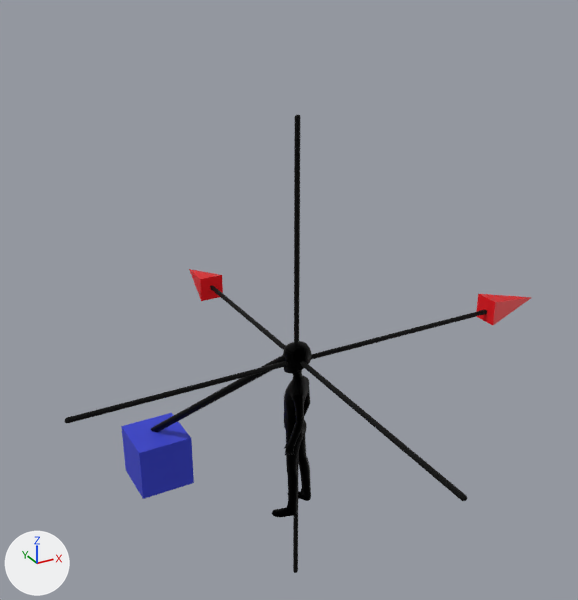
An edit to the glTF model 自绘图片/射线检测.glb, drawn before and after from the same camera.
Camera for both pictures: a camera (50 mm lens) standing at (-1.569, -2.181, 1.384) and looking at (-0.602, -0.423, 0.505). The lights are fixed; the arrows at lower left show +X, +Y and +Z. Where no turn or scale is listed for an object, it has been applied to the vertices. Vertices at the same position are counted once.

Objects in the first picture: 'mesh_id27', 'mesh_id29', 'mesh_id33', 'mesh_id62', 'mesh_id74', 'mesh_id75', 'mesh_id78', 'mesh_id84'.
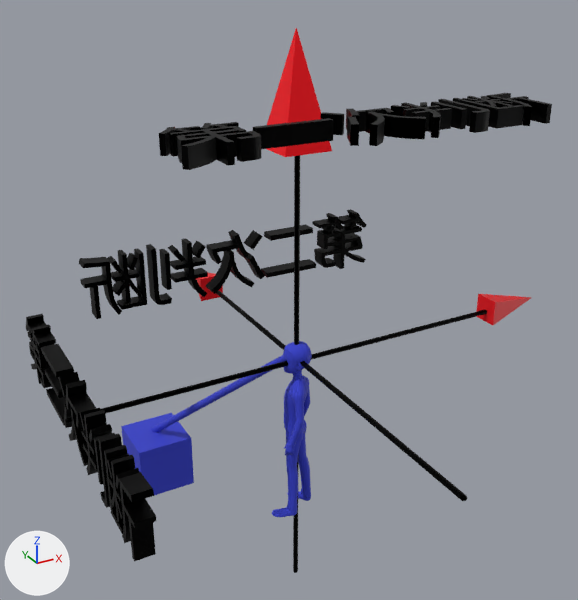
The newer file is also rescaled (x0.326), turned or shifted as a whole; pictures and numbers use the older file's frame.

Diff of the bpy script that builds the scene:
```diff
--- a/自绘图片/射线检测.glb.py
+++ b/自绘图片/射线检测.glb.py
@@ mat_66 @@
+mat_66 = bpy.data.materials.new('66')
+# uses the picture img_image_1
+# uses the picture img_image_4
@@ mat_65 @@
+mat_65 = bpy.data.materials.new('65')
+# uses the picture img_image_1
+# uses the picture img_image_4
@@ mat_63 @@
+mat_63 = bpy.data.materials.new('63')
+# uses the picture img_image_11
+# uses the picture img_image_8
@@ mat_73 @@
+mat_73 = bpy.data.materials.new('73')
+# uses the picture img_image_11
+# uses the picture img_image_8
@@ mat_72 @@
+mat_72 = bpy.data.materials.new('72')
+# uses the picture img_image_11
+# uses the picture img_image_8
@@ mat_62 @@
+mat_62 = bpy.data.materials.new('62')
+# uses the picture img_image_0
+# uses the picture img_image_1
@@ me_mesh_id33 @@
 me_mesh_id33.from_pydata(...)  # 6402 vertices, 12800 faces; spans x -0.119..0.119, y -0.286..0.286, z -0.25..0.25
-me_mesh_id33.materials.append(mat_109)
+me_mesh_id33.materials.append(mat_65)
@@ me_mesh_id29 @@
 me_mesh_id29.from_pydata(...)  # 4259 vertices, 8514 faces; spans x -0.073..0.072, y -0.074..0.058, z -0.264..0.256
-me_mesh_id29.materials.append(mat_111)
+me_mesh_id29.materials.append(mat_66)
@@ me_mesh_id74 @@
 me_mesh_id74.from_pydata(...)  # 6402 vertices, 12800 faces; spans x -0.007..0.007, y -0.687..0.687, z -0.007..0.007
 # used by ob_mesh_id74; location = (-0.638, -0.527, 0.384)
+# me_mesh_id74 part 2: the whole mesh is multiplied about its middle by the matrix ((0.0, 0.0, 1.0), (-1.0, 0.0, 0.0), (0.0, -1.0, 0.0)), then moved by (-0.001, -0.004, -0.043)
 me_mesh_id74.materials.append(mat_113)
@@ me_mesh_id75 @@
 me_mesh_id75.from_pydata(...)  # 6402 vertices, 12800 faces; spans x -0.007..0.007, y -0.007..0.007, z -0.687..0.687
 # used by ob_mesh_id75; location = (-0.639, -0.531, 0.341)
+# me_mesh_id75 part 1: the whole mesh is multiplied about its middle by the matrix ((0.0, -1.0, 0.0), (0.0, 0.0, -1.0), (1.0, 0.0, 0.0)), then moved by (0.001, 0.004, 0.043)
 me_mesh_id75.materials.append(mat_113)
@@ me_mesh_id12 @@
+me_mesh_id12.from_pydata(...)  # 668 vertices, 1276 faces; spans x -0.91..-0.001, y -0.043..0.0, z -0.026..0.152
+me_mesh_id12.materials.append(mat_63)
@@ me_mesh_id74_1 @@
+me_mesh_id74_1.from_pydata(...)  # 676 vertices, 1288 faces; spans x 0.0..0.043, y -0.91..-0.001, z -0.026..0.152
+me_mesh_id74_1.materials.append(mat_73)
@@ me_mesh_id68 @@
+me_mesh_id68.from_pydata(...)  # 660 vertices, 1264 faces; spans x 0.001..0.91, y -0.026..0.152, z -0.043..0.0
+me_mesh_id68.materials.append(mat_72)
@@ me_mesh_id6 @@
+me_mesh_id6.from_pydata(...)  # 6 vertices, 8 faces; spans x -0.063..0.063, y -0.063..0.063, z -0.137..0.137
+me_mesh_id6.materials.append(mat_62)
@@ ob_node_id11 @@
+ob_node_id11 = bpy.data.objects.new('node_id11', me_mesh_id12)
+ob_node_id11.location = (-0.181, -0.13, 0.472)
@@ ob_node_id73 @@
+ob_node_id73 = bpy.data.objects.new('node_id73', me_mesh_id74_1)
+ob_node_id73.location = (-1.244, -0.083, 0.321)
@@ ob_node_id67 @@
+ob_node_id67 = bpy.data.objects.new('node_id67', me_mesh_id68)
+ob_node_id67.location = (-1.055, -0.838, 1.063)
@@ ob_node_id5 @@
+ob_node_id5 = bpy.data.objects.new('node_id5', me_mesh_id6)
+ob_node_id5.location = (-0.647, -0.537, 1.086)
```

Boxes (x1, y1, x2, y2) around the edits, measured in the pictures (578 x 600 px; the box of a moved part takes in the faces that stretch with it):
'node_id67', added: after (159, 93, 552, 170)
'node_id11', added: after (79, 209, 367, 319)
'node_id73', added: after (26, 314, 156, 561)
'mesh_id29', recoloured (black to blue): (272, 341, 312, 517) in both
'node_id5', added: after (267, 28, 332, 157)
'mesh_id33', recoloured (black to blue): (151, 355, 285, 432) in both
part 1 of me_mesh_id75, moved or reshaped: before (293, 114, 300, 572); after (216, 290, 467, 501)
part 2 of me_mesh_id74, moved or reshaped: before (210, 285, 467, 501); after (293, 155, 300, 572)
